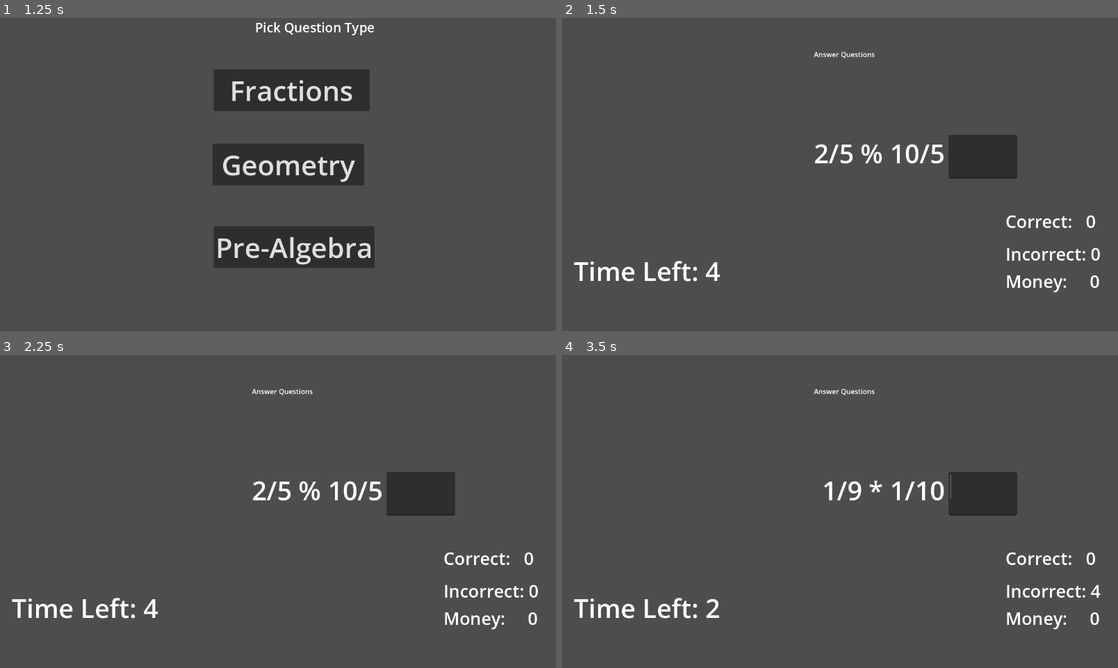
Above: before the commit, frames 1-4 (two rows, left to right).
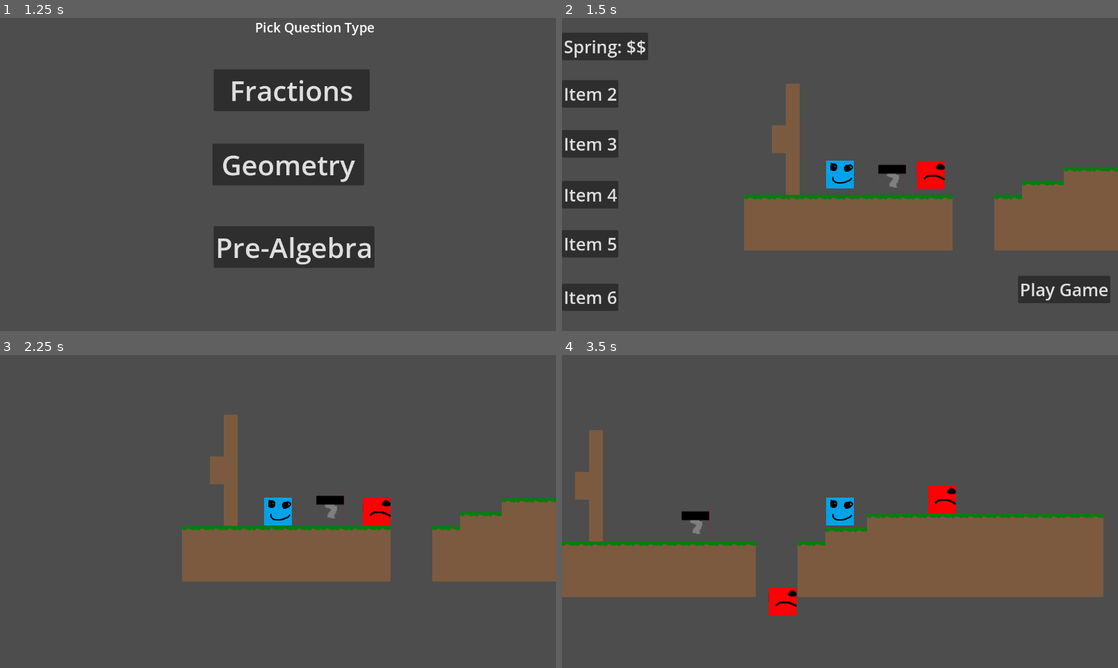
Above: after the commit, the same moments.

Repository: Super-Math-Maker/Super-Math-Maker
Game: Godot game, scene res://Scenes/Game.tscn
Same seed, same stepped clock (60 frames per second), same inputs: the game is played once before the commit and once after it.
Inputs (mouse positions are in pixels of both pictures, inside the frame that each line leads up to):
- Up to frame 1 (1.25 s): click "Play Game" at 0.5 s
- Up to frame 2 (1.5 s): click "Fractions" at 1.25 s
- Up to frame 3 (2.25 s): click (500, 627) at 2 s, where only the run after the commit has a clickable "Play Game"
- Up to frame 4 (3.5 s): tap Enter (ui_accept) at 2.75, 2.85, 3.02, 3.32 s; move the mouse to (962, 495) at 2.77 s; hold Right (ui_right) from 2.78 s (still down); click (962, 495) at 2.92 s

Frame 1 is identical in both runs. In frame 2, 24% of the frame differs, in the area x 0-100%, y 4-94%; in frame 3, 17%; in frame 4, 26%, in the area x 0-98%, y 10-88%.

Commit message:
Wall jump

Diff:
--- a/Scenes/Assists/SpringScene.tscn
+++ b/Scenes/Assists/SpringScene.tscn
@@ -1,19 +1,25 @@
-[gd_scene load_steps=3 format=3 uid="uid://dtp73e06naqmx"]
+[gd_scene load_steps=4 format=3 uid="uid://dtp73e06naqmx"]
 
+[ext_resource type="Script" path="res://Scenes/Assists/SpringScript.gd" id="1_cgcs6"]
 [ext_resource type="Texture2D" uid="uid://ctci77ohqukxt" path="res://Images/Tilemap.png" id="1_gm0qq"]
 
 [sub_resource type="RectangleShape2D" id="RectangleShape2D_cndvs"]
-size = Vector2(64, 52)
+size = Vector2(60, 50)
 
 [node name="SpringScene" type="Node2D"]
 
-[node name="StaticBody2D" type="StaticBody2D" parent="."]
+[node name="RigidBody2D" type="RigidBody2D" parent="."]
+gravity_scale = 0.0
+contact_monitor = true
+script = ExtResource("1_cgcs6")
 
-[node name="CollisionShape2D" type="CollisionShape2D" parent="StaticBody2D"]
-position = Vector2(-1, 4)
+[node name="CollisionShape2D" type="CollisionShape2D" parent="RigidBody2D"]
+position = Vector2(-1, 5)
 shape = SubResource("RectangleShape2D_cndvs")
+one_way_collision = true
+debug_color = Color(0.972549, 0.12549, 0.278431, 0.419608)
 
-[node name="Sprite2D" type="Sprite2D" parent="StaticBody2D"]
+[node name="Sprite2D" type="Sprite2D" parent="RigidBody2D"]
 position = Vector2(-1, -2)
 scale = Vector2(2, 2)
 texture = ExtResource("1_gm0qq")
--- /dev/null
+++ b/Scenes/Assists/SpringScript.gd
@@ -0,0 +1,18 @@
+extends RigidBody2D
+@onready var gm = get_node("/root/GameManager")
+
+# Called when the node enters the scene tree for the first time.
+func _ready():
+	print("SPRING")
+	connect("body_entered",_shootPlayer)
+	connect("body_shape_entered",_shootPlayer)
+
+	pass # Replace with function body.
+
+func _shootPlayer():
+	print("Hit Player")
+	#gm.player.velocity.y = -1000
+
+# Called every frame. 'delta' is the elapsed time since the previous frame.
+func _process(delta):
+	pass
--- a/Scenes/Enemies/WalkerEnemyScene.tscn
+++ b/Scenes/Enemies/WalkerEnemyScene.tscn
@@ -4,7 +4,7 @@
 [ext_resource type="Texture2D" uid="uid://ctci77ohqukxt" path="res://Images/Tilemap.png" id="1_m8kri"]
 
 [sub_resource type="RectangleShape2D" id="RectangleShape2D_ndf3x"]
-size = Vector2(32, 32)
+size = Vector2(33.5, 33)
 
 [node name="WalkerEnemyScene" type="Node2D"]
 script = ExtResource("1_32jdi")
@@ -20,3 +20,10 @@
 texture = ExtResource("1_m8kri")
 region_enabled = true
 region_rect = Rect2(96, 0, 32, 32)
+
+[node name="Area2D" type="Area2D" parent="CharacterBody2D"]
+
+[node name="CollisionShape2D2" type="CollisionShape2D" parent="CharacterBody2D/Area2D"]
+position = Vector2(-1.5, -1)
+scale = Vector2(2, 2)
+shape = SubResource("RectangleShape2D_ndf3x")
--- /dev/null
+++ b/Scenes/Laser.gd
@@ -0,0 +1,19 @@
+extends Node2D
+
+var dir = Vector2(0,0)
+var lifeTime = 10.0
+
+func setDirection(newDir):
+	dir = newDir
+
+# Called when the node enters the scene tree for the first time.
+func _ready():
+	pass # Replace with function body.
+
+
+# Called every frame. 'delta' is the elapsed time since the previous frame.
+func _process(delta):
+	lifeTime -= delta
+	if lifeTime <= 0:
+		get_parent().remove_child(self)
+	pass
--- /dev/null
+++ b/Scenes/Laser.tscn
@@ -0,0 +1,24 @@
+[gd_scene load_steps=4 format=3 uid="uid://c815yr20pu823"]
+
+[ext_resource type="Script" path="res://Scenes/Laser.gd" id="1_ptjaf"]
+[ext_resource type="Texture2D" uid="uid://ctci77ohqukxt" path="res://Images/Tilemap.png" id="1_ym67f"]
+
+[sub_resource type="RectangleShape2D" id="RectangleShape2D_i38ut"]
+size = Vector2(30, 4)
+
+[node name="Laser" type="Node2D"]
+script = ExtResource("1_ptjaf")
+
+[node name="RigidBody2D" type="RigidBody2D" parent="."]
+mass = 0.01
+gravity_scale = 0.0
+lock_rotation = true
+
+[node name="Sprite2D" type="Sprite2D" parent="RigidBody2D"]
+texture = ExtResource("1_ym67f")
+region_enabled = true
+region_rect = Rect2(129, 0, 32, 32)
+
+[node name="CollisionShape2D" type="CollisionShape2D" parent="RigidBody2D"]
+position = Vector2(-1, -3)
+shape = SubResource("RectangleShape2D_i38ut")
--- a/Scenes/Level/Level1.tscn
+++ b/Scenes/Level/Level1.tscn
@@ -1,8 +1,9 @@
-[gd_scene load_steps=6 format=3 uid="uid://ctwdhtlvrhwgr"]
+[gd_scene load_steps=7 format=3 uid="uid://ctwdhtlvrhwgr"]
 
 [ext_resource type="Texture2D" uid="uid://ctci77ohqukxt" path="res://Images/Tilemap.png" id="1_vf68q"]
 [ext_resource type="PackedScene" uid="uid://2nosrf6gg5da" path="res://Scenes/Player.tscn" id="2_om02p"]
 [ext_resource type="PackedScene" uid="uid://6xq0ckuspxov" path="res://Scenes/Enemies/WalkerEnemyScene.tscn" id="3_tfa5t"]
+[ext_resource type="PackedScene" uid="uid://dtp73e06naqmx" path="res://Scenes/Assists/SpringScene.tscn" id="4_gktc6"]
 
 [sub_resource type="TileSetAtlasSource" id="TileSetAtlasSource_lykbg"]
 texture = ExtResource("1_vf68q")
@@ -210,16 +211,20 @@
 [node name="Level1" type="Node2D"]
 
 [node name="TileMap" type="TileMap" parent="."]
+position = Vector2(0, -2)
 tile_set = SubResource("TileSet_t66nw")
 format = 2
-layer_0/tile_data = PackedInt32Array(1245184, 0, 0, 1245185, …(3302 unchanged characters)…  0, 1245205, 65536, 0, 1245206, 65536, 0)
+layer_0/tile_data = PackedInt32Array(1245184, 0, 0, 1245185, …(3302 unchanged characters)…  0, 1245205, 65536, 0, 1245206, 65536, 0, 1179651, 65536, 0, 1114115, 65536, 0, 1048579, 65536, 0, 983043, 65536, 0, 983042, 65536, 0, 917507, 65536, 0, 917506, 65536, 0, 851971, 65536, 0, 786435, 65536, 0, 720899, 65536, 0)
 
 [node name="Player" parent="." instance=ExtResource("2_om02p")]
-position = Vector2(55, 565)
+position = Vector2(221, 559)
 
 [node name="WalkerEnemyScene" parent="." instance=ExtResource("3_tfa5t")]
 position = Vector2(1052, 509)
 
 [node name="WalkerEnemyScene2" parent="." instance=ExtResource("3_tfa5t")]
-position = Vector2(247, 567)
+position = Vector2(430, 560)
 direction = 1
+
+[node name="SpringScene" parent="." instance=ExtResource("4_gktc6")]
+position = Vector2(342, 559)
--- a/Scenes/Player.tscn
+++ b/Scenes/Player.tscn
@@ -4,15 +4,21 @@
 [ext_resource type="Script" path="res://Scripts/Player.gd" id="1_setc7"]
 
 [sub_resource type="RectangleShape2D" id="RectangleShape2D_eb4jl"]
-size = Vector2(64, 64)
+size = Vector2(66, 66)
 
 [node name="Player" type="Node2D"]
 
 [node name="CharacterBody2D" type="CharacterBody2D" parent="."]
 script = ExtResource("1_setc7")
 
-[node name="CollisionShape2D" type="CollisionShape2D" parent="CharacterBody2D"]
+[node name="Sprite2D" type="Sprite2D" parent="CharacterBody2D"]
+texture = ExtResource("1_f3ecc")
+
+[node name="CollisionShape2D2" type="CollisionShape2D" parent="CharacterBody2D"]
 shape = SubResource("RectangleShape2D_eb4jl")
 
-[node name="Sprite2D" type="Sprite2D" parent="CharacterBody2D"]
-texture = ExtResource("1_f3ecc")
+[node name="Area2D" type="Area2D" parent="CharacterBody2D"]
+
+[node name="CollisionShape2D" type="CollisionShape2D" parent="CharacterBody2D/Area2D"]
+position = Vector2(0, 1)
+shape = SubResource("RectangleShape2D_eb4jl")
--- a/Scripts/AnswerQuestion.gd
+++ b/Scripts/AnswerQuestion.gd
@@ -8,7 +8,7 @@
 @onready var incorrectText = %"Incorrect Label"
 @onready var moneyText = %"MoneyLabel"
 
-const MAX_ANSWER_TIME = 5
+const MAX_ANSWER_TIME = 0
 var timeLeft = 0.0
 var currentQuestion = null
 var correct = 0
--- a/Scripts/Player.gd
+++ b/Scripts/Player.gd
@@ -4,32 +4,56 @@
 
 const SPEED = 300.0
 const JUMP_VELOCITY = -400.0
-
+var wallJumpsLeft = 3
 # Get the gravity from the project settings to be synced with RigidBody nodes.
 var gravity = ProjectSettings.get_setting("physics/2d/default_gravity")
+@onready var area2d = $Area2D
 
 func _ready():
+	area2d.connect("area_entered",_hit)
+	pass
+
+func _hit():
+	print("Collided: " + str(Time.get_datetime_string_from_system()))
 	pass
 
 func _physics_process(delta):
+
 	if gm.state != gm.gameState.STATE_GAMEPLAY:
 		return
 	camera.reparent(self) #todo fix needing this here, should only have to call once
 
-	# Add the gravity.
-	if not is_on_floor():
-		velocity.y += gravity * delta
-
-	# Handle Jump.
-	if Input.is_action_just_pressed("ui_accept") and is_on_floor():
-		velocity.y = JUMP_VELOCITY
+	#Decelerate
+	velocity.x *= .55
 
 	# Get the input direction and handle the movement/deceleration.
 	# As good practice, you should replace UI actions with custom gameplay actions.
 	var direction = Input.get_axis("ui_left", "ui_right")
+
+	# Add the gravity.
+	if not is_on_floor():
+		velocity.y += gravity * delta
+	else:
+		wallJumpsLeft = 3
+
+	var lastHit = get_last_slide_collision()
+
+	# Handle Jump.
+	if Input.is_action_just_pressed("ui_accept"):
+		#Normal Jump
+		if is_on_floor():
+			velocity.y = JUMP_VELOCITY
+		#Wall jump
+		elif wallJumpsLeft > 0:
+			var hits = get_slide_collision_count()
+			if hits > 0:
+				velocity.y = JUMP_VELOCITY
+				velocity.x = get_last_slide_collision().get_normal().x * SPEED * 1
+				wallJumpsLeft -= 1
+
 	if direction:
-		velocity.x = direction * SPEED
+		velocity.x += direction * SPEED
 	else:
-		velocity.x = move_toward(velocity.x, 0, SPEED)
+		velocity.x += move_toward(velocity.x, 0, SPEED)
 
 	move_and_slide()
--- a/Scripts/WalkerEnemy.gd
+++ b/Scripts/WalkerEnemy.gd
@@ -2,6 +2,7 @@
 
 @onready var gm = get_node("/root/GameManager")
 @onready var cb = $CharacterBody2D
+@onready var area2d = $CharacterBody2D/Area2D
 
 var shouldWalkOffEdges = true
 var health = 1
@@ -11,8 +12,11 @@
 
 # Called when the node enters the scene tree for the first time.
 func _ready():
+	area2d.connect("area_entered",_test)
 	pass # Replace with function body.
 
+func _test():
+	print("enemy")
 
 # Called every frame. 'delta' is the elapsed time since the previous frame.
 func _process(delta):
Binary file changed: Images/Tilemap.png
Binary file added: Scenes/Tilemap.png
Not shown, added: Scenes/Tilemap.png.import
